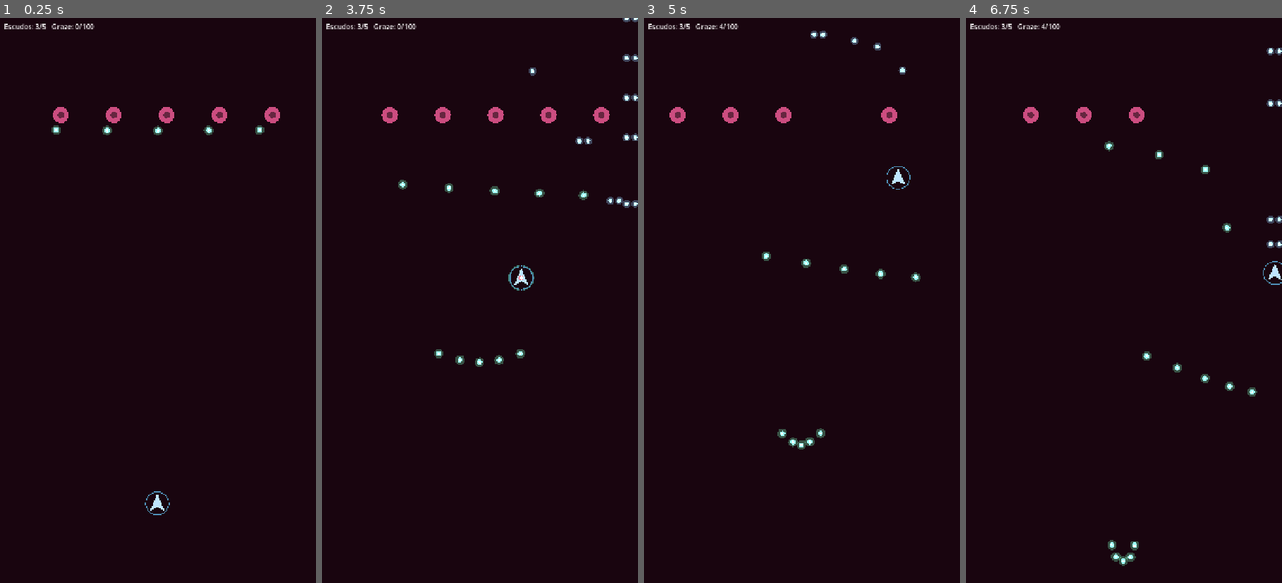
Above: before the commit, frames 1-4 (left to right).
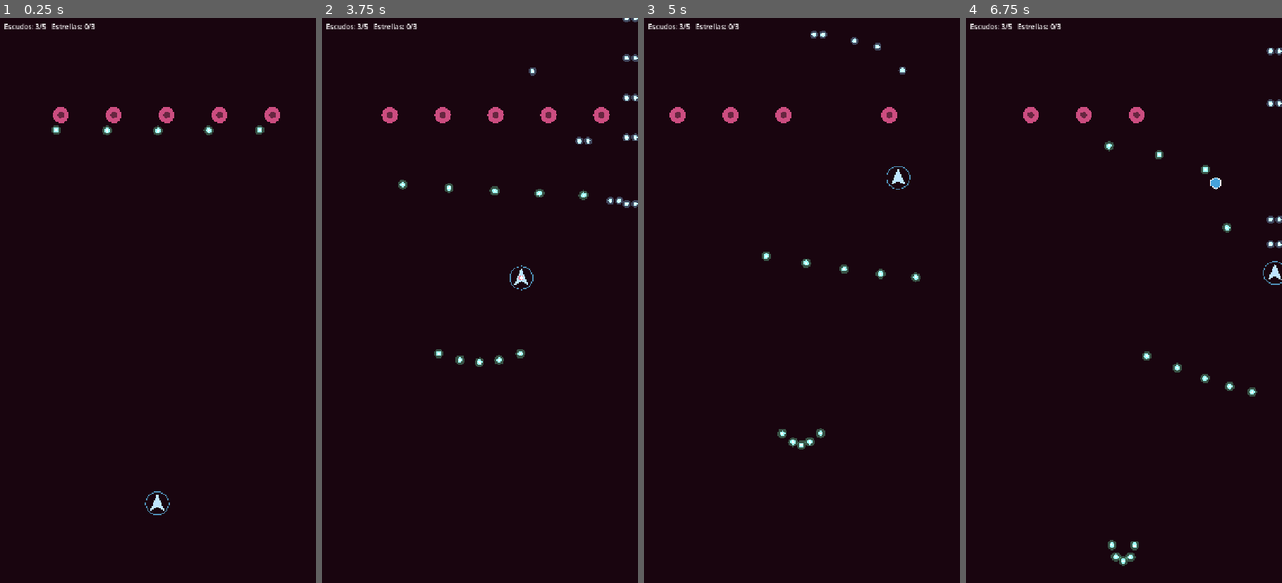
Above: after the commit, the same moments.

Repository: mark2141/cellularwars
Game: Godot game, scene res://scenes/main/main.tscn
Same seed, same stepped clock (60 frames per second), same inputs: the game is played once before the commit and once after it.
Inputs (mouse positions are in pixels of both pictures, inside the frame that each line leads up to):
- Up to frame 1 (0.25 s): no input
- Up to frame 2 (3.75 s): move the mouse to (549, 272) at 0.52 s; hold Right (move_right) 0.53-1.25 s; hold Shift (focus) 0.53-1.25 s; click (549, 272) at 0.67 s; drag from (416, 328) to (536, 503) at 1.27 s; move the mouse to (511, 176) at 2.02 s; hold Right (move_right) 2.03-2.75 s; hold Space (shoot) 2.03-2.75 s; tap Shift (focus) at 2.3 s; drag from (464, 413) to (369, 114) at 2.77 s; move the mouse to (574, 385) at 3.52 s; hold Left (move_left) from 3.53 s (still down); hold Shift (focus) from 3.53 s (still down)
- Up to frame 3 (5 s): release Left (move_left) at 4.25 s; release Shift (focus) at 4.25 s; drag from (707, 215) to (802, 114) at 4.27 s
- Up to frame 4 (6.75 s): move the mouse to (1139, 300) at 5.02 s; hold Down (move_down) 5.03-5.75 s; hold Shift (focus) 5.03-5.75 s; click (1139, 300) at 5.17 s; drag from (1076, 159) to (1218, 232) at 5.77 s; move the mouse to (1193, 272) at 6.52 s; hold Up (move_up) from 6.53 s (still down); hold Space (shoot) from 6.53 s (still down)

The runs differ from the first frame. In frame 1, 0.1% of the frame differs, in the area x 16-31%, y 1-2%; in frame 2, 0.1%; in frame 3, less than 0.1%; in frame 4, 0.2%, in the area x 16-81%, y 1-31%.
Error before the commit: Trying to assign value of type 'Node2D' to a variable of type 'pickup.gd'. (res://scripts/core/main.gd:47)

Commit message:
Sustituye el graze por estrellas que lanzan un láser limpia-pantalla
Co-Authored-By: Claude Fable 5.2 <noreply@anthropic.com>
Claude-Session: https://claude.ai/code/session_01AXcMzje3NUiAFTqrS41fwi

Diff:
--- a/scenes/pickups/shield_pickup.tscn
+++ b/scenes/pickups/shield_pickup.tscn
@@ -1,6 +1,6 @@
 [gd_scene load_steps=2 format=3]
 
-[ext_resource type="Script" path="res://scripts/pickups/shield_pickup.gd" id="1"]
+[ext_resource type="Script" path="res://scripts/pickups/pickup.gd" id="1"]
 
 [node name="ShieldPickup" type="Node2D"]
 script = ExtResource("1")
--- /dev/null
+++ b/scenes/pickups/star_pickup.tscn
@@ -0,0 +1,7 @@
+[gd_scene load_steps=2 format=3]
+
+[ext_resource type="Script" path="res://scripts/pickups/pickup.gd" id="1"]
+
+[node name="StarPickup" type="Node2D"]
+script = ExtResource("1")
+kind = 1
--- a/scripts/bullets/bullet_manager.gd
+++ b/scripts/bullets/bullet_manager.gd
@@ -18,7 +18,6 @@
 var _col := PackedColorArray()
 var _team := PackedByteArray()
 var _dmg := PackedInt32Array()
-var _grazed := PackedByteArray()
 
 
 func _ready() -> void:
@@ -35,14 +34,13 @@
 	_col.append(color)
 	_team.append(team)
 	_dmg.append(damage)
-	_grazed.append(0)
 
 
 func count() -> int:
 	return _pos.size()
 
 
-## Borra todas las balas de un bando (lo usa la bomba).
+## Borra todas las balas de un bando (lo usa el láser).
 func clear(team: Team) -> void:
 	for i in range(_pos.size() - 1, -1, -1):
 		if _team[i] == team:
@@ -70,18 +68,12 @@
 	queue_redraw()
 
 
-## Devuelve true si la bala impactó. Si solo pasó cerca, cuenta el graze una vez.
+## Devuelve true si la bala impactó al jugador.
 func _check_player(i: int, p: Vector2) -> bool:
-	var d2 := p.distance_squared_to(player.position)
 	var hit_r := player.hitbox.radius + _rad[i]
-	if d2 <= hit_r * hit_r:
+	if p.distance_squared_to(player.position) <= hit_r * hit_r:
 		player.hitbox.hit(_dmg[i])
 		return true
-	if _grazed[i] == 0:
-		var graze_r := player.data.graze_radius + _rad[i]
-		if d2 <= graze_r * graze_r:
-			_grazed[i] = 1
-			player.add_graze()
 	return false
 
 
@@ -105,14 +97,12 @@
 		_col[i] = _col[last]
 		_team[i] = _team[last]
 		_dmg[i] = _dmg[last]
-		_grazed[i] = _grazed[last]
 	_pos.resize(last)
 	_vel.resize(last)
 	_rad.resize(last)
 	_col.resize(last)
 	_team.resize(last)
 	_dmg.resize(last)
-	_grazed.resize(last)
 
 
 func _draw() -> void:
--- a/scripts/components/hitbox_component.gd
+++ b/scripts/components/hitbox_component.gd
@@ -8,7 +8,7 @@
 signal hit_received(amount: int)
 
 @export var health: HealthComponent
-## Radio usado por las comprobaciones por distancia (balas y graze).
+## Radio usado por las comprobaciones por distancia (balas y contacto).
 @export var radius: float = 8.0
 
 
--- a/scripts/core/main.gd
+++ b/scripts/core/main.gd
@@ -4,9 +4,13 @@
 
 const ENEMY_SCENE := preload("res://scenes/enemies/enemy.tscn")
 const SHIELD_PICKUP := preload("res://scenes/pickups/shield_pickup.tscn")
+const STAR_PICKUP := preload("res://scenes/pickups/star_pickup.tscn")
 const TEST_ENEMY: EnemyData = preload("res://resources/enemies/bacteriofago_menor.tres")
 const TEST_TIER: TierData = preload("res://resources/tiers/regular.tres")
 const RESTART_DELAY := 1.5
+
+## True mientras el láser elimina enemigos: esas bajas no sueltan drops.
+var _laser_sweep: bool = false
 
 @onready var playfield: Playfield = $Playfield
 @onready var bullets: BulletManager = $Playfield/BulletManager
@@ -22,8 +26,8 @@
 	player.field = field
 	player.position = Vector2(field.size.x * 0.5, field.size.y - 180.0)
 	player.shields_changed.connect(func(_s: int, _m: int) -> void: _update_status())
-	player.graze_changed.connect(func(_v: float, _m: float) -> void: _update_status())
-	player.ability_used.connect(_on_ability_used)
+	player.stars_changed.connect(func(_s: int, _n: int) -> void: _update_status())
+	player.laser_fired.connect(_on_laser_fired)
 	player.defeated.connect(_on_player_defeated)
 	_update_status()
 	_spawn_test_row()
@@ -43,20 +47,43 @@
 
 
 func _on_enemy_defeated(enemy: Enemy) -> void:
-	if randf() < enemy.data.shield_drop_chance:
-		var pickup: ShieldPickup = SHIELD_PICKUP.instantiate()
-		pickup.player = player
-		pickup.field = playfield.rect()
-		pickup.position = enemy.position
-		playfield.add_child.call_deferred(pickup)
+	if not _laser_sweep:
+		_roll_drop(enemy)
 	# El enemigo ya salió del grupo al morir: si no queda ninguno, nueva fila.
 	if get_tree().get_nodes_in_group(&"enemies").is_empty():
 		_spawn_test_row.call_deferred()
 
 
-## Provisional: la habilidad del graze es una bomba que limpia las balas enemigas.
-func _on_ability_used() -> void:
+## Como mucho un drop por enemigo: primero se sortea el escudo y después la estrella.
+func _roll_drop(enemy: Enemy) -> void:
+	var roll := randf()
+	var scene: PackedScene = null
+	if roll < enemy.data.shield_drop_chance:
+		scene = SHIELD_PICKUP
+	elif roll < enemy.data.shield_drop_chance + enemy.data.star_drop_chance:
+		scene = STAR_PICKUP
+	if scene == null:
+		return
+	var pickup: Pickup = scene.instantiate()
+	pickup.player = player
+	pickup.field = playfield.rect()
+	pickup.position = enemy.position
+	playfield.add_child.call_deferred(pickup)
+
+
+## El láser limpia el escenario: todas las balas enemigas y todos los enemigos.
+func _on_laser_fired() -> void:
 	bullets.clear(BulletManager.Team.ENEMY)
+	_laser_sweep = true
+	for enemy: Enemy in get_tree().get_nodes_in_group(&"enemies"):
+		enemy.health.take_damage(enemy.health.hp)
+	_laser_sweep = false
+	var beam := LaserBeam.new()
+	beam.field = playfield.rect()
+	beam.duration = player.data.laser_duration
+	beam.position = player.position
+	beam.z_index = 2
+	playfield.add_child(beam)
 
 
 func _on_player_defeated() -> void:
@@ -65,4 +92,5 @@
 
 
 func _update_status() -> void:
-	status.text = "Escudos: %d/%d   Graze: %d/%d" % [player.shields(), player.data.max_shields, player.graze, player.data.graze_max]
+	status.text = "Escudos: %d/%d   Estrellas: %d/%d" % [
+		player.shields(), player.data.max_shields, player.stars, player.data.stars_for_laser]
--- a/scripts/pickups/pickup.gd
+++ b/scripts/pickups/pickup.gd
@@ -1,8 +1,11 @@
-class_name ShieldPickup
+class_name Pickup
 extends Node2D
-## Escudo que suelta un enemigo. Cae y se recoge al tocarlo con la nave.
+## Drop que suelta un enemigo. Cae y se recoge al tocarlo con la nave.
 ## Debe ser hijo directo de Playfield, como el jugador.
 
+enum Kind { SHIELD, STAR }
+
+@export var kind: Kind = Kind.SHIELD
 @export var fall_speed: float = 110.0
 @export var radius: float = 12.0
 
@@ -20,17 +23,32 @@
 	elif player and not player.health.is_dead():
 		var reach := radius + player.data.pickup_radius
 		if position.distance_squared_to(player.position) <= reach * reach:
-			player.add_shield()
+			_collect()
 			queue_free()
 	queue_redraw()
 
 
+func _collect() -> void:
+	match kind:
+		Kind.SHIELD:
+			player.add_shield()
+		Kind.STAR:
+			player.add_star()
+
+
 func _draw() -> void:
-	# Forma provisional: hexágono con pulso.
-	var pulse := 1.0 + 0.12 * sin(_time * 6.0)
+	# Formas provisionales con pulso: hexágono azul (escudo) o estrella amarilla.
+	var size := radius * (1.0 + 0.12 * sin(_time * 6.0))
 	var points := PackedVector2Array()
-	for i in 6:
-		points.append(Vector2.from_angle(TAU * i / 6.0 - PI * 0.5) * radius * pulse)
-	draw_colored_polygon(points, Color(0.3, 0.75, 1.0, 0.85))
+	var color := Color(0.3, 0.75, 1.0, 0.85)
+	if kind == Kind.STAR:
+		color = Color(1.0, 0.85, 0.25, 0.95)
+		for i in 10:
+			var r := size * (1.25 if i % 2 == 0 else 0.55)
+			points.append(Vector2.from_angle(TAU * i / 10.0 - PI * 0.5) * r)
+	else:
+		for i in 6:
+			points.append(Vector2.from_angle(TAU * i / 6.0 - PI * 0.5) * size)
+	draw_colored_polygon(points, color)
 	points.append(points[0])
 	draw_polyline(points, Color.WHITE, 2.0)
--- /dev/null
+++ b/scripts/player/laser_beam.gd
@@ -0,0 +1,33 @@
+class_name LaserBeam
+extends Node2D
+## Efecto visual del láser gigante. La limpieza del escenario la hace quien lo crea;
+## este nodo solo dibuja el rayo y un destello, y se borra al terminar.
+
+const BEAM_WIDTH := 220.0
+
+var field: Rect2
+var duration: float = 0.7
+var _time: float = 0.0
+
+
+func _ready() -> void:
+	var mat := CanvasItemMaterial.new()
+	mat.blend_mode = CanvasItemMaterial.BLEND_MODE_ADD
+	material = mat
+
+
+func _physics_process(delta: float) -> void:
+	_time += delta
+	if _time >= duration:
+		queue_free()
+	queue_redraw()
+
+
+func _draw() -> void:
+	var fade := 1.0 - clampf(_time / duration, 0.0, 1.0)
+	# Destello sobre todo el campo y rayo desde la nave hasta arriba.
+	draw_rect(Rect2(field.position - position, field.size), Color(0.6, 0.9, 1.0, 0.35 * fade * fade))
+	var top := field.position.y - position.y
+	for layer: Array in [[1.0, 0.25], [0.6, 0.5], [0.25, 1.0]]:
+		var w: float = BEAM_WIDTH * layer[0] * (0.4 + 0.6 * fade)
+		draw_rect(Rect2(-w * 0.5, top, w, -top), Color(0.7, 0.95, 1.0, layer[1] * fade))
--- a/scripts/player/player.gd
+++ b/scripts/player/player.gd
@@ -1,13 +1,14 @@
 class_name Player
 extends Node2D
-## Nave del jugador: movimiento, Focus, escudos, graze y disparo.
+## Nave del jugador: movimiento, Focus, escudos, estrellas y disparo.
 ##
 ## Los escudos son la vida: HealthComponent guarda escudos + 1, porque con
 ## 0 escudos la nave aún aguanta hasta el siguiente impacto.
 
 signal shields_changed(shields: int, max_shields: int)
-signal graze_changed(value: float, max_value: float)
-signal ability_used
+signal stars_changed(stars: int, needed: int)
+## Se emite al recoger la última estrella; quien escucha limpia el escenario.
+signal laser_fired
 signal defeated
 
 ## Margen para que la nave no salga a medias del campo.
@@ -17,7 +18,7 @@
 
 var bullets: BulletManager
 var field: Rect2
-var graze: float = 0.0
+var stars: int = 0
 var focusing: bool = false
 
 var _invuln_left: float = 0.0
@@ -54,11 +55,16 @@
 	return true
 
 
-func add_graze() -> void:
-	if graze >= data.graze_max:
+func add_star() -> void:
+	if health.is_dead():
 		return
-	graze = min(graze + data.graze_gain, data.graze_max)
-	graze_changed.emit(graze, data.graze_max)
+	stars += 1
+	var fire := stars >= data.stars_for_laser
+	if fire:
+		stars = 0
+	stars_changed.emit(stars, data.stars_for_laser)
+	if fire:
+		laser_fired.emit()
 
 
 func _physics_process(delta: float) -> void:
@@ -66,11 +72,6 @@
 	var dir := Input.get_vector(&"move_left", &"move_right", &"move_up", &"move_down")
 	_move(dir * (data.focus_speed if focusing else data.speed) * delta)
 	weapon.active = Input.is_action_pressed(&"shoot") or _touching
-
-	if Input.is_action_just_pressed(&"ability") and graze >= data.graze_max:
-		graze = 0.0
-		graze_changed.emit(graze, data.graze_max)
-		ability_used.emit()
 
 	if _invuln_left > 0.0:
 		_invuln_left -= delta
@@ -127,6 +128,5 @@
 		draw_arc(Vector2.ZERO, 26.0, 0.0, TAU, 40,
 				Color(0.4, 0.8, 1.0, 0.25 + 0.15 * shields()), 2.0)
 	if focusing:
-		draw_arc(Vector2.ZERO, data.graze_radius, 0.0, TAU, 40, Color(0.4, 1.0, 0.9, 0.5), 1.5)
 		draw_circle(Vector2.ZERO, data.hitbox_radius + 1.5, Color(1.0, 0.2, 0.3))
 		draw_circle(Vector2.ZERO, data.hitbox_radius, Color.WHITE)
--- a/scripts/player/player_data.gd
+++ b/scripts/player/player_data.gd
@@ -1,6 +1,9 @@
 class_name PlayerData
 extends Resource
 ## Valores de balance del jugador.
+
+## Distancia a la que se recoge un drop.
+@export var pickup_radius: float = 26.0
 
 @export_group("Movimiento")
 @export var speed: float = 420.0
@@ -12,16 +15,15 @@
 ## Escudos al empezar el nivel. Con 0 escudos, el siguiente impacto destruye la nave.
 @export var start_shields: int = 3
 @export var max_shields: int = 5
-## Distancia a la que se recoge un drop.
-@export var pickup_radius: float = 26.0
 ## Segundos de invulnerabilidad tras perder un escudo.
 @export var invuln_time: float = 2.0
 @export var hitbox_radius: float = 4.0
 
-@export_group("Graze")
-@export var graze_radius: float = 28.0
-@export var graze_gain: float = 4.0
-@export var graze_max: float = 100.0
+@export_group("Láser")
+## Estrellas que hay que recoger para lanzar el láser.
+@export var stars_for_laser: int = 3
+## Segundos que dura el rayo en pantalla (la limpieza es instantánea).
+@export var laser_duration: float = 0.7
 
 @export_group("Disparo")
 @export var fire_interval: float = 0.1
Not shown, added: scripts/player/laser_beam.gd.uid
Not shown, changed: CLAUDE.md
